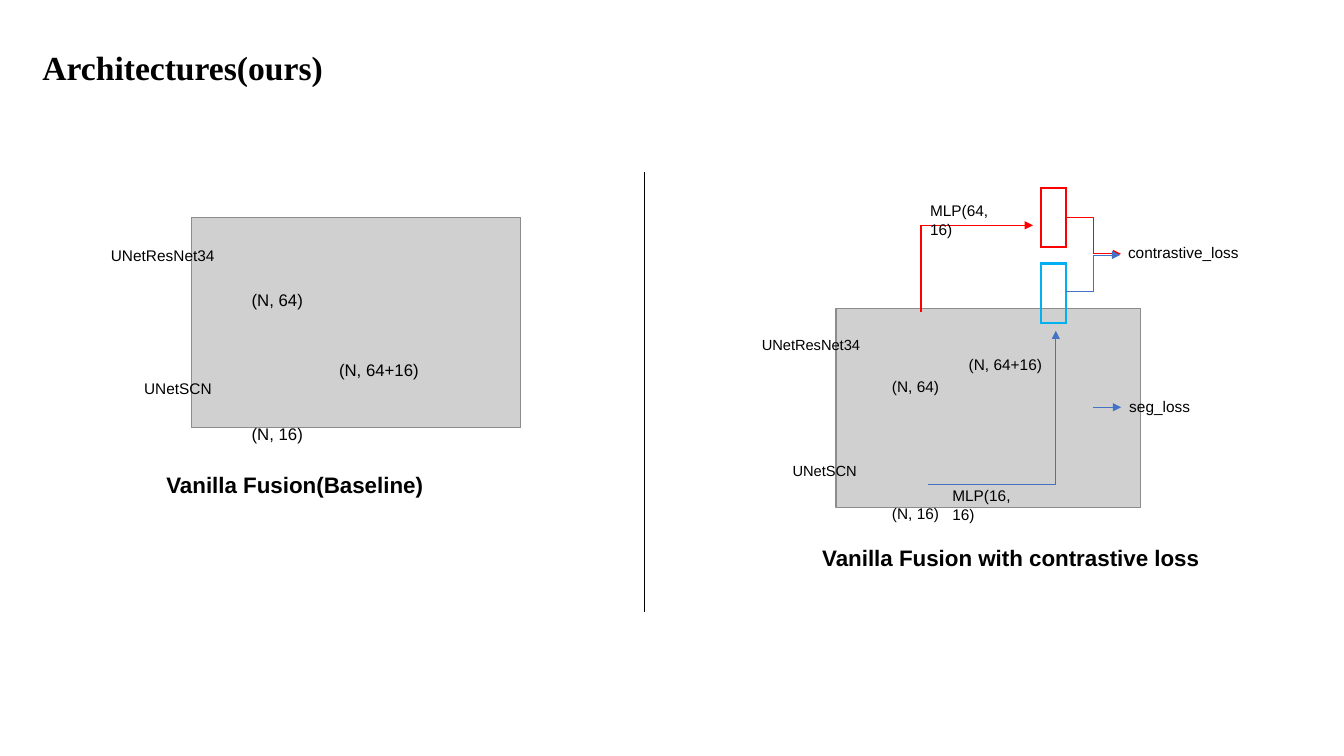
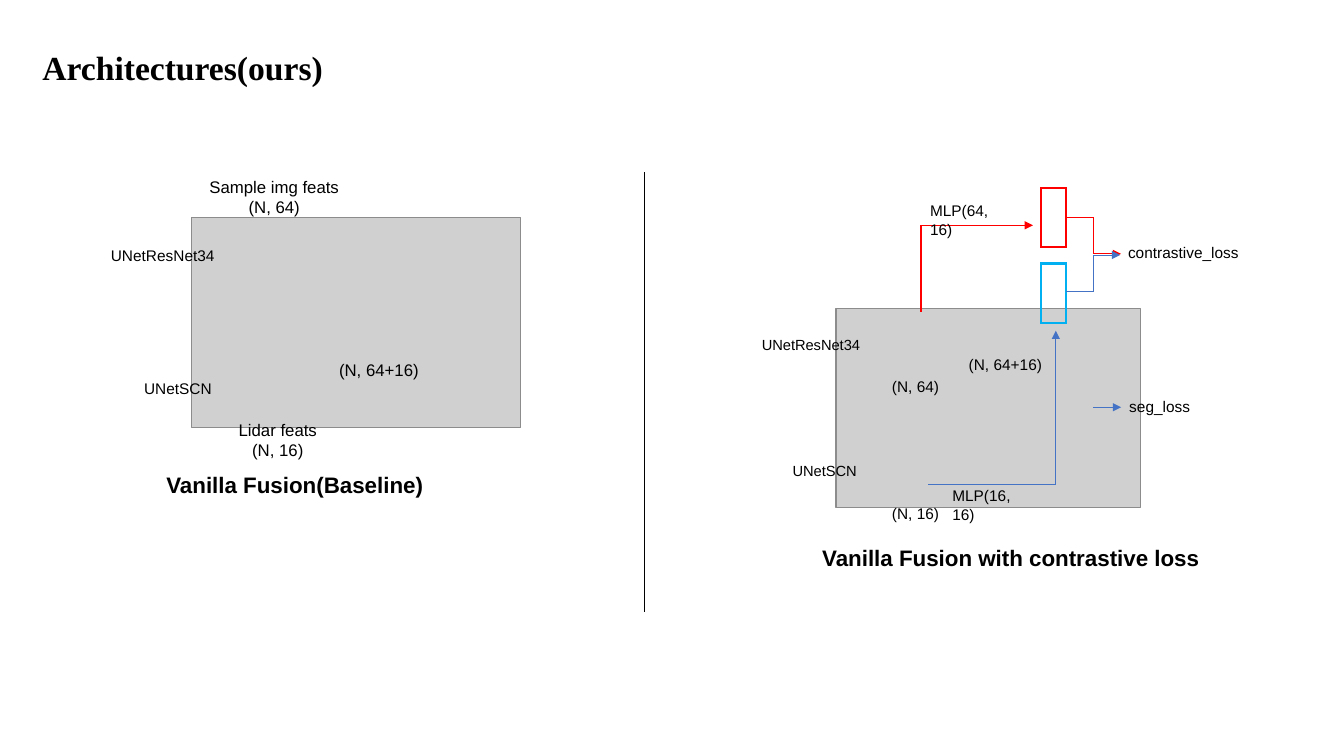
Before and after one commit to XYHC-MMDA/Multi-modal-Multi-task-DA, a slide deck: slide 5 of demo/latest.pptx. Drawn at 1344x756 pixels with LibreOffice and Linux fonts; fonts in the diff are those of the drawing; grey boxes stand for pictures. Boxes give left, top, right and bottom in pixels: in the first picture for what was removed or moved away, otherwise in the second. Text is boxed around its words. In the diff, an @@ line names an element or a change of style, - is before the commit and + after.

```diff
--- a/demo/latest.pptx
+++ b/demo/latest.pptx
@@ text "Sample img feats": place and size @@
-text "Sample img feats" at [252,294,303,310]
+text "Sample img feats" at [209,181,339,218]
@@ text at [209,181,339,197]: paragraph added @@
+Sample img feats
@@ text at [249,201,300,218]: alignment left to centre @@
@@ text "Lidar feats": place and size @@
-text "Lidar feats" at [252,426,303,444]
+text "Lidar feats" at [239,424,317,460]
@@ text at [239,424,317,440]: paragraph added @@
+Lidar feats
@@ text at [252,444,303,460]: alignment left to centre @@
```
Also in this commit, not shown: 2 other slides changed, 3 other files.
